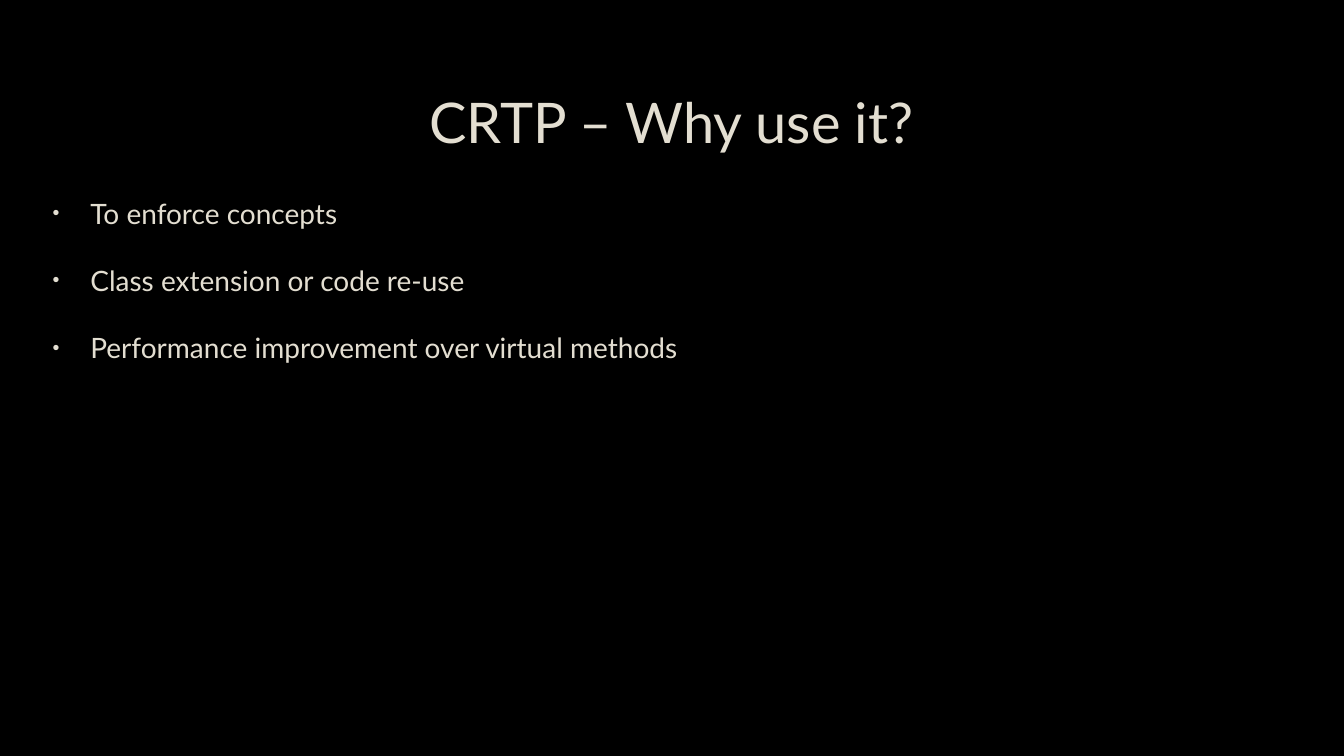
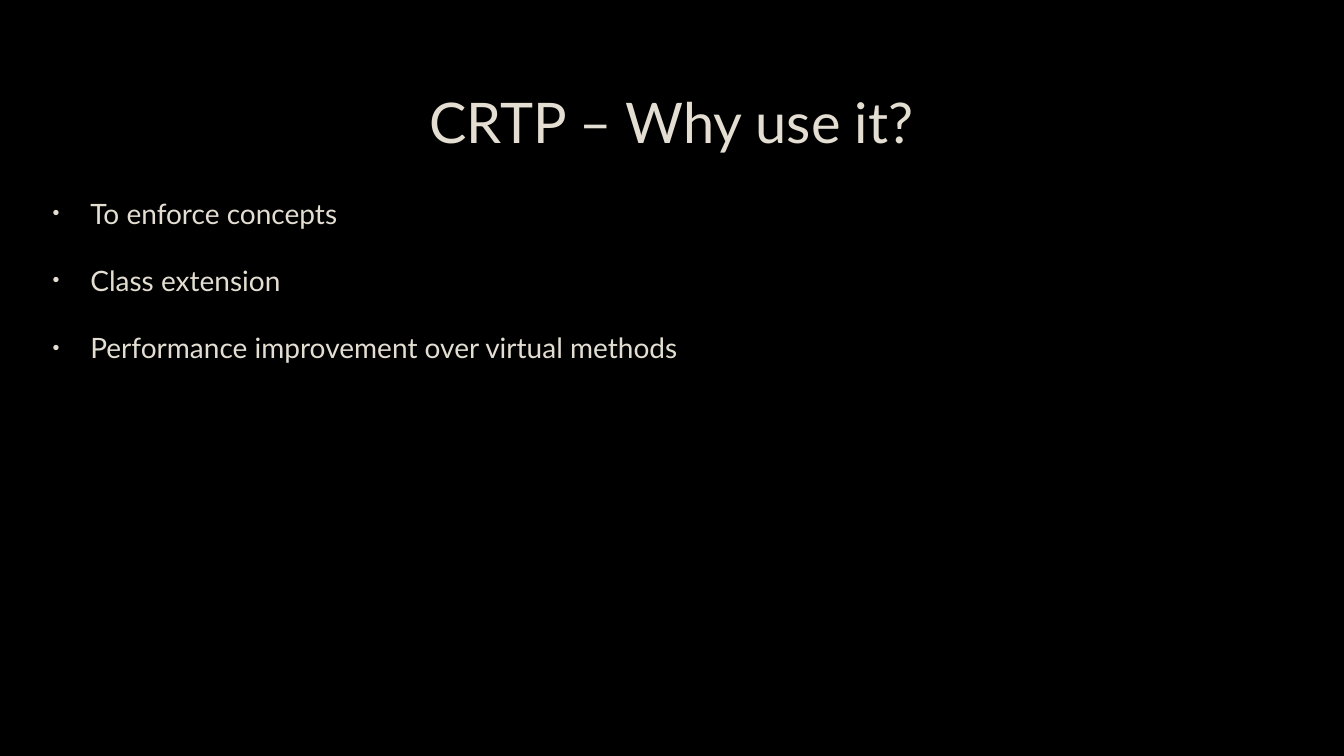
Before and after one commit to capsocrates/crtp-meetup-talk, a slide deck: slide 11 of CRTP.pptx. Drawn at 1344x756 pixels with LibreOffice and Linux fonts; fonts in the diff are those of the drawing; background and template pictures are left out. Boxes give left, top, right and bottom in pixels: in the first picture for what was removed or moved away, otherwise in the second. Text is boxed around its words. In the diff, an @@ line names an element or a change of style, - is before the commit and + after.

Commit message:
Adding CRTP Singleton example

```diff
--- a/CRTP.pptx
+++ b/CRTP.pptx
@@ text at <box>90,270,280,292</box>: text changed @@
-• Class extension or code re-use
+• Class extension
```
Also in this commit, not shown: 1 other slide changed, 2 slides added, 4 other files.
